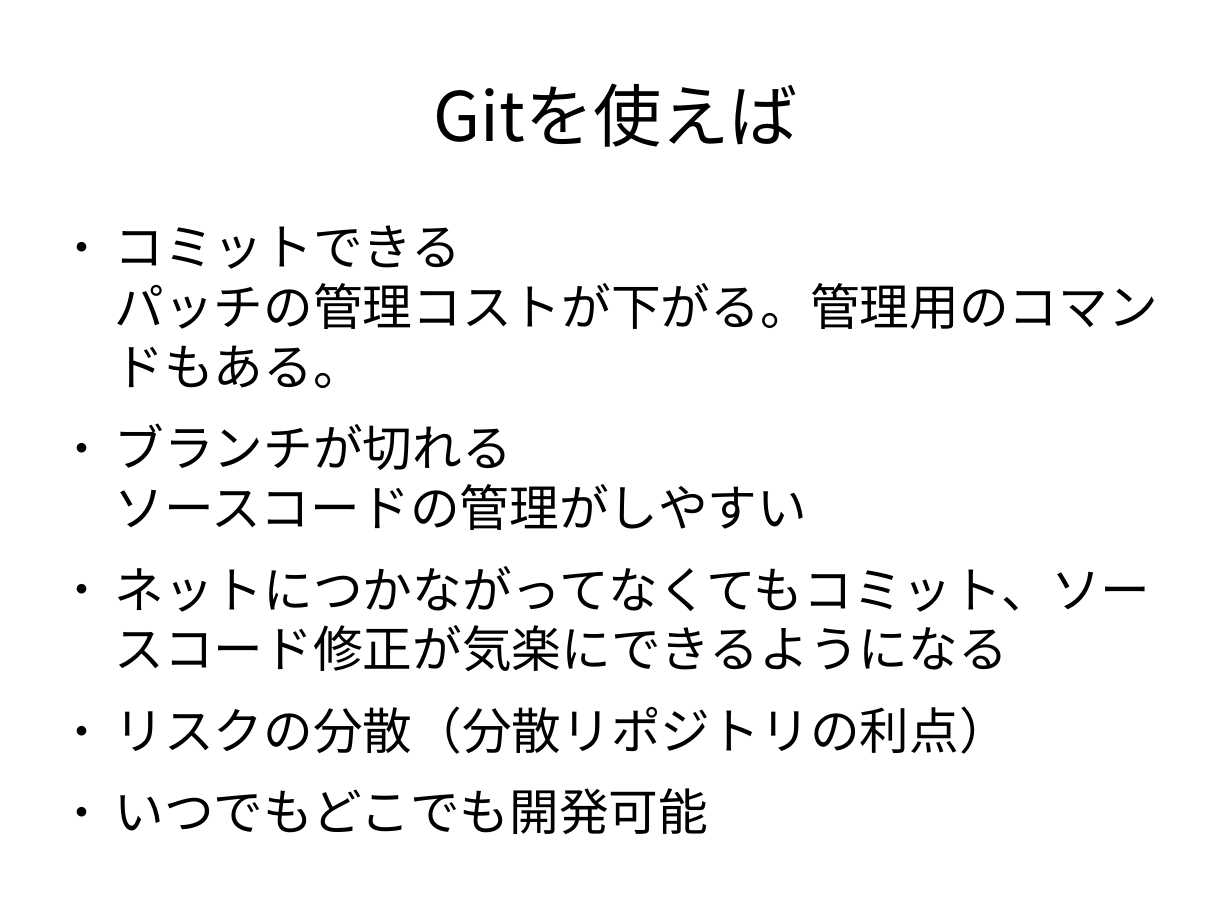
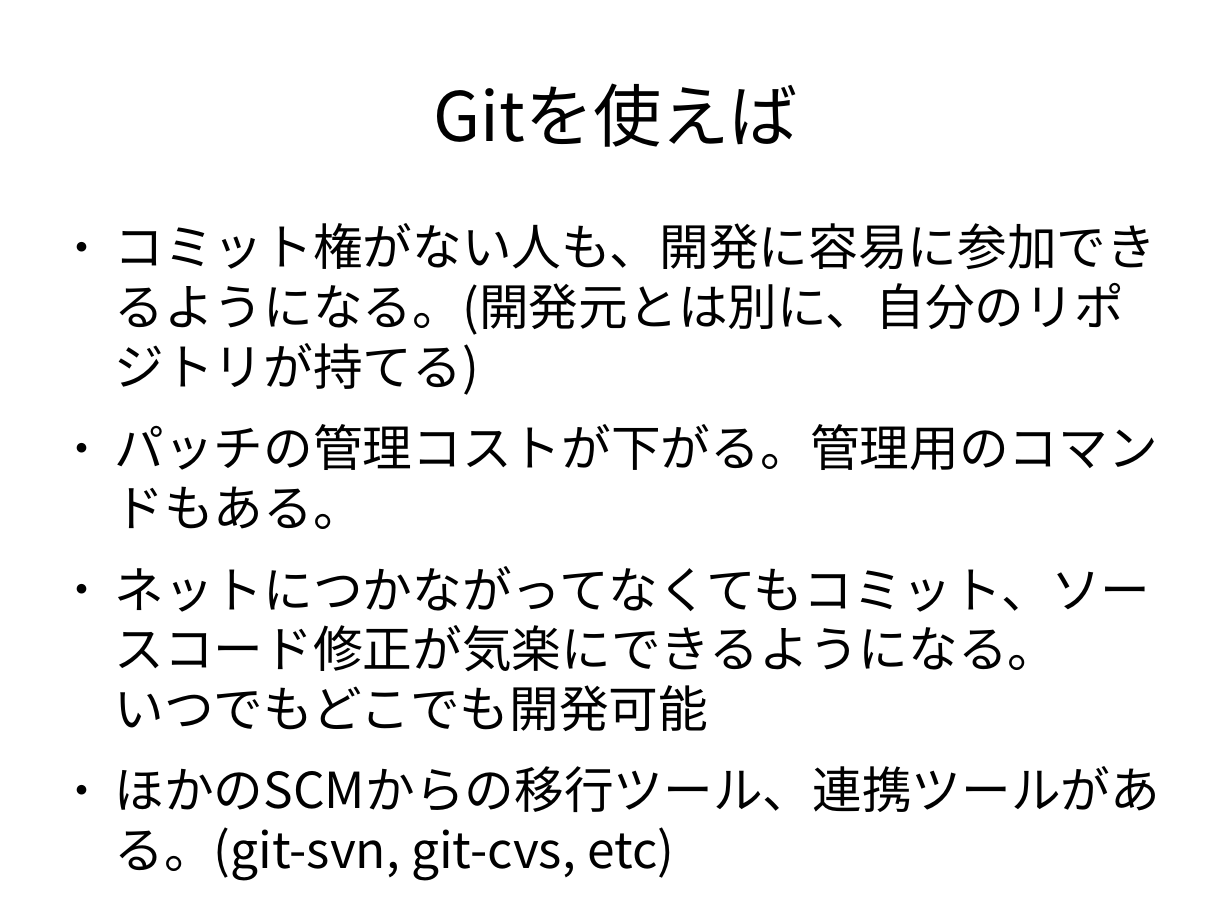
Before and after one commit to dancerj/monthly-report, a slide deck: slide 9 of osc2008-git.odp. Drawn at 1232x924 pixels with LibreOffice and Linux fonts; fonts in the diff are those of the drawing; background and template pictures are left out. Boxes give left, top, right and bottom in pixels: in the first picture for what was removed or moved away, otherwise in the second. Text is boxed around its words. In the diff, an @@ line names an element or a change of style, - is before the commit and + after.

Commit message:
Update osc2008-do

```diff
--- a/osc2008-git.odp
+++ b/osc2008-git.odp
@@ text at (114, 223, 1160, 881): text changed @@
-● コミットできる
-  パッチの管理コストが下がる。管理用のコマンドもある。
-● ブランチが切れる
-  ソースコードの管理がしやすい
-● ネットにつかながってなくてもコミット、ソースコード修正が気楽にできるようになる
-● リスクの分散（分散リポジトリの利点）
-● いつでもどこでも開発可能
+● コミット権がない人も、開発に容易に参加できるようになる。(開発元とは別に、自分のリポジトリが持てる)
+● パッチの管理コストが下がる。管理用のコマンドもある。
+● ネットにつかながってなくてもコミット、ソースコード修正が気楽にできるようになる。
+  いつでもどこでも開発可能
+● ほかのSCMからの移行ツール、連携ツールがある。(git-svn, git-cvs, etc)
```
Also in this commit, not shown: 3 other slides changed.
